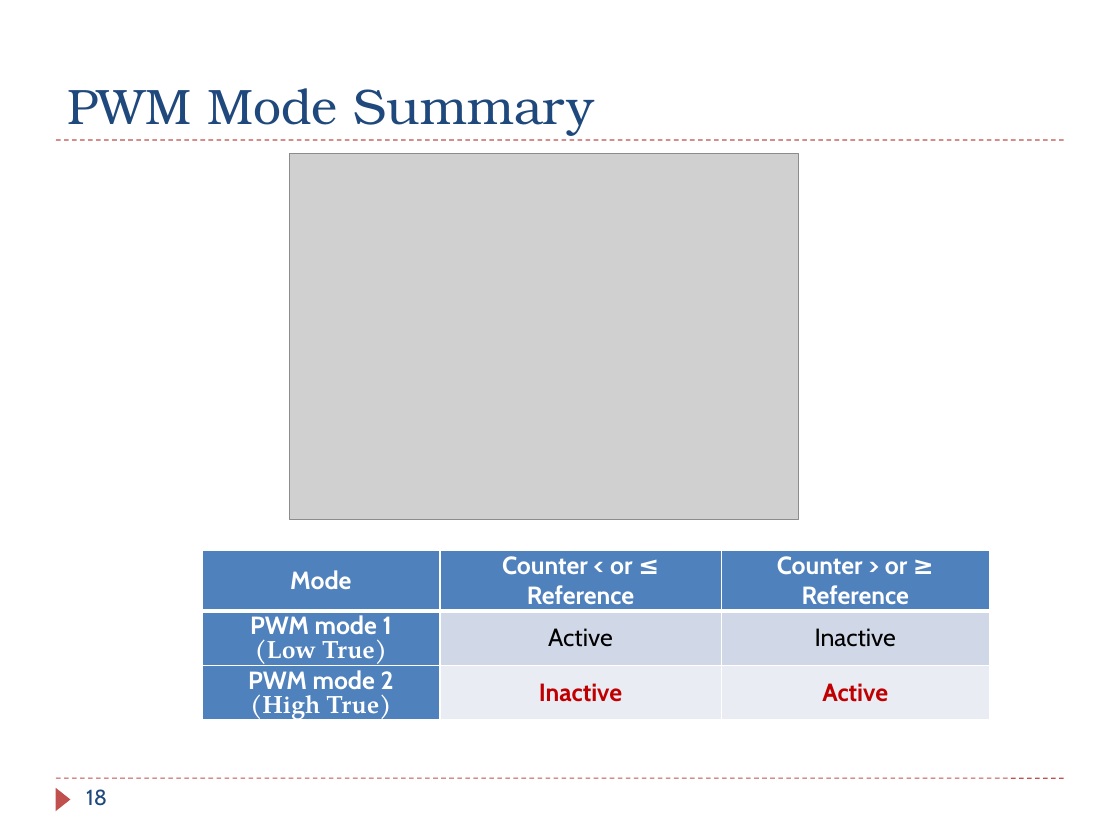
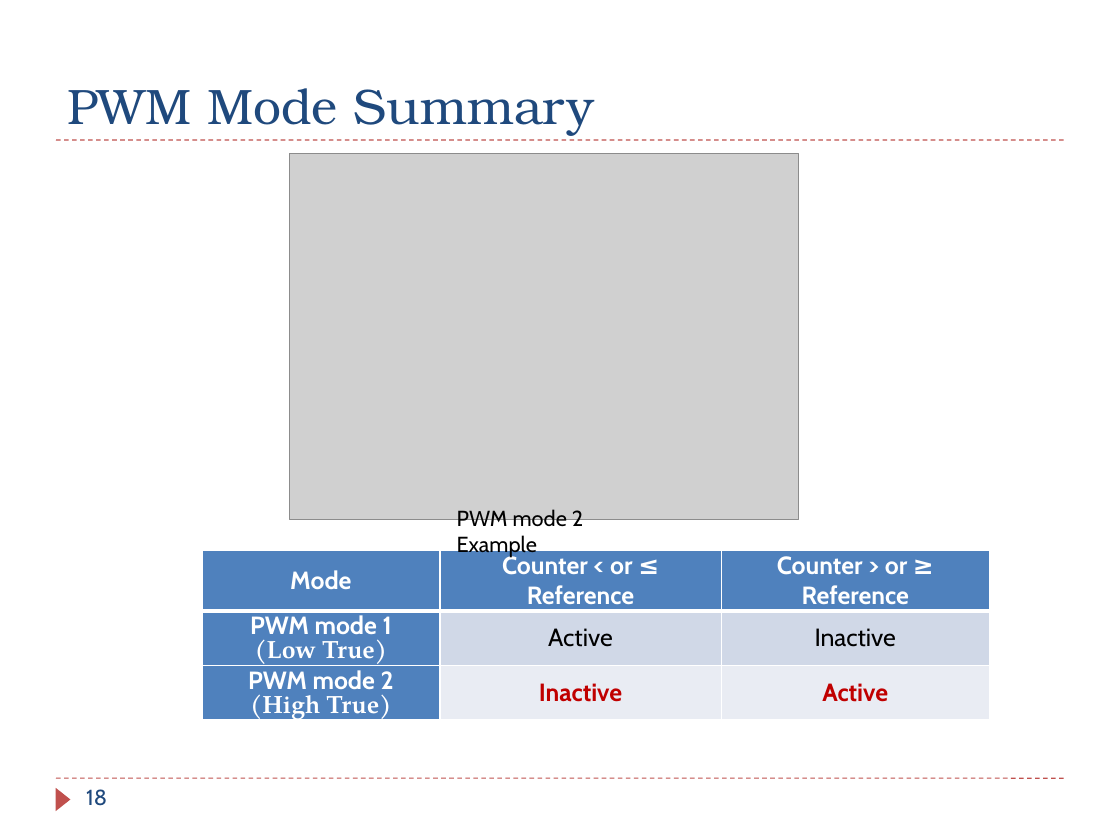
Before and after one commit to guhofstra/CSC111Fa25, a slide deck: slide 18 of PPTs/Ch16_Timer_PWM.pptx. Drawn at 1120x840 pixels with LibreOffice and Linux fonts; fonts in the diff are those of the drawing; grey boxes stand for pictures. Boxes give left, top, right and bottom in pixels: in the first picture for what was removed or moved away, otherwise in the second. Text is boxed around its words. In the diff, an @@ line names an element or a change of style, - is before the commit and + after.

```diff
--- a/PPTs/Ch16_Timer_PWM.pptx
+++ b/PPTs/Ch16_Timer_PWM.pptx
@@ text added at bbox=[457, 509, 583, 557], 14 pt, text #000000 @@
+PWM mode 2 Example
```
Also in this commit, not shown: 6 other slides changed, 4 other files.
